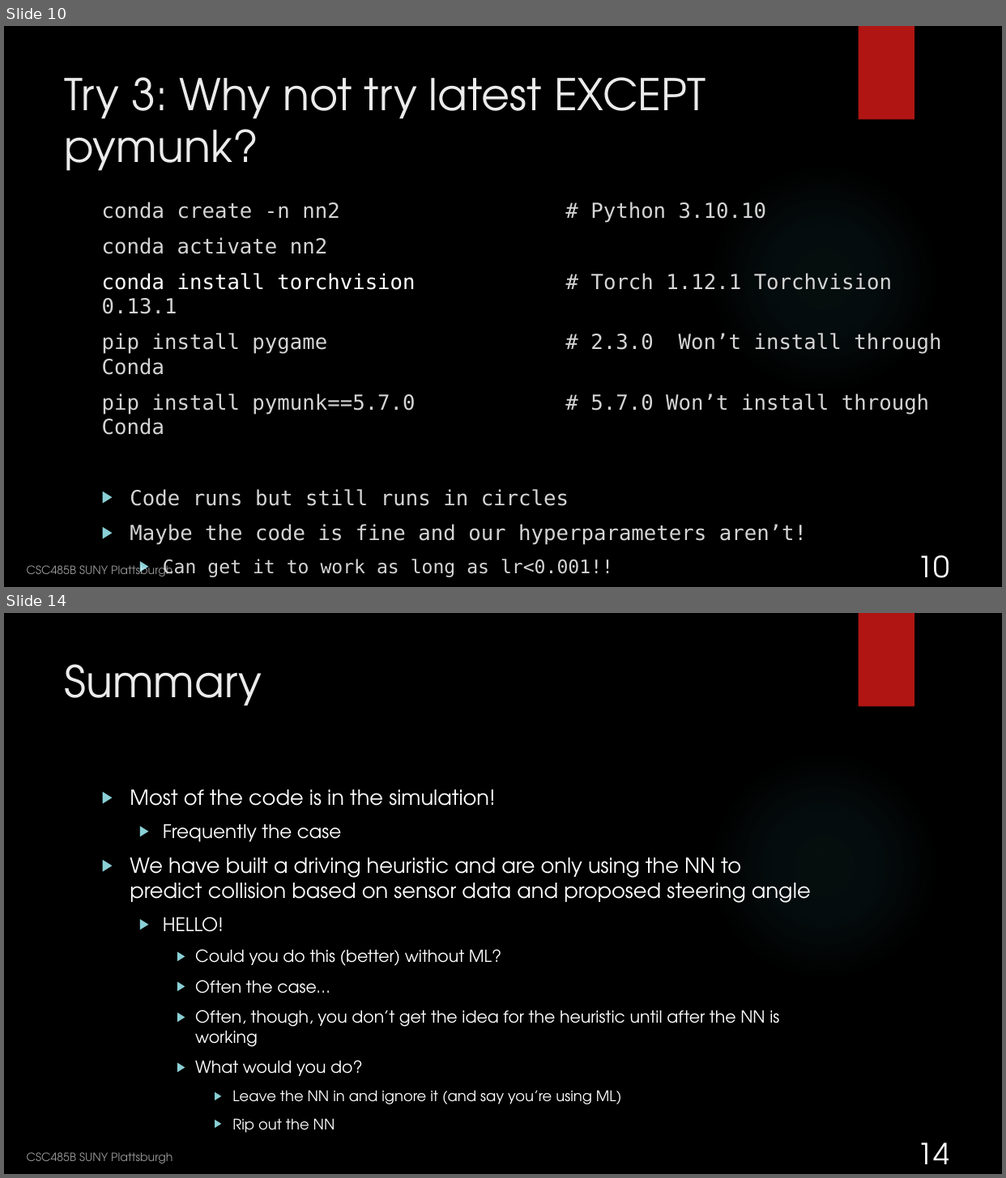
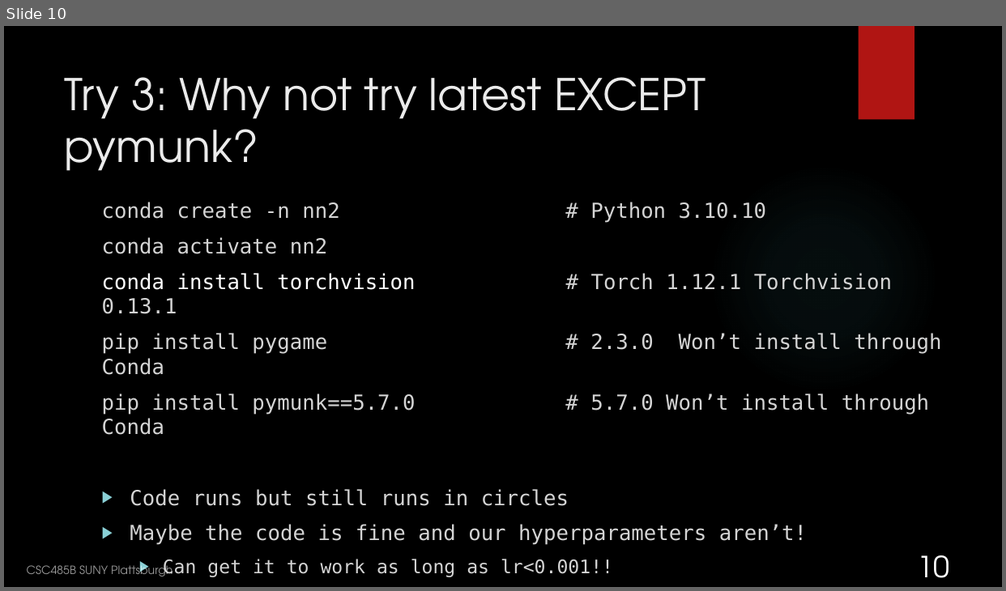
Before and after one commit to nedlecky/CSC485B, a slide deck: Class 15- Running Exercise 1 IDLR.pptx. Shown one above the other, each under a label of ours: slides 10 and 14 before the commit, slide 10 after it; the slides between them are not shown. The pictures are 1006x1178 and 1006x591 pixels, drawn with LibreOffice and Linux fonts; fonts in the diff are those of the drawing; background and template pictures are left out. Boxes give left, top, right and bottom in pixels: in the first picture for what was removed or moved away, otherwise in the second. Text is boxed around its words. In the diff, an @@ line names an element or a change of style, - is before the commit and + after.

```diff
--- a/Class 15- Running Exercise 1 IDLR.pptx
+++ b/Class 15- Running Exercise 1 IDLR.pptx
@@ slide 14 removed at [4, 613, 1002, 1174], background picture (left out); not listed: 2 template elements that a slide beside it also shows @@
@@ title removed at [65, 664, 262, 706] @@
-Summary
@@ text removed at [130, 790, 811, 1133] @@
-▶ Most of the code is in the simulation!
-  ▶ Frequently the case
-▶ We have built a driving heuristic and are only using the NN to predict collision based on sensor data and proposed steering angle
-  ▶ HELLO!
-    ▶ Could you do this (better) without ML?
-    ▶ Often the case…
-    ▶ Often, though, you don’t get the idea for the heuristic until after the NN is working
-    ▶ What would you do?
-      ▶ Leave the NN in and ignore it (and say you’re using ML)
-      ▶ Rip out the NN
@@ page number removed at [918, 1143, 950, 1165] @@
-14
@@ text removed at [27, 1152, 172, 1164] @@
-CSC485B SUNY Plattsburgh
```
Also in this commit, not shown: 3 slides changed, 6 other files.
